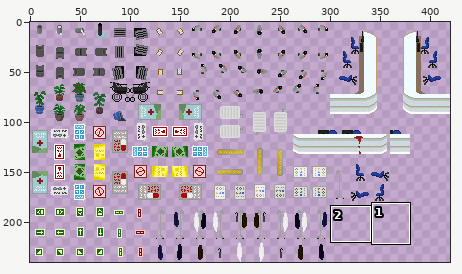
Two states of a sprite sheet, ProyectosSDL/HolaSDL/levels/TileSheet-Misc.png. The picture above shows the old version from afar; the outline marks the close-up.
Close-up. The starting point:
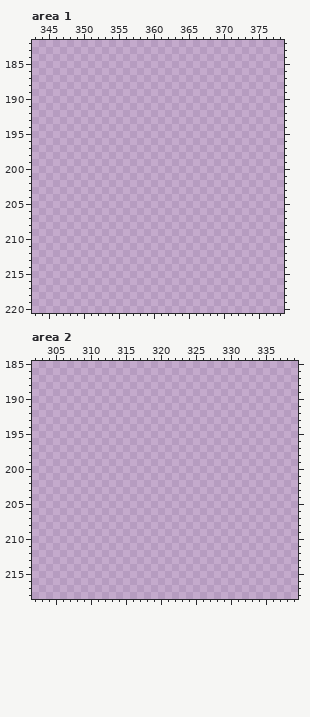
The file is 420x240 pixels. Pixels under 10% opacity are left out. Colours within 5 levels of each other are drawn and written as one. Shown: area 1: x 343..378, y 182..220; area 2: x 302..339, y 185..218.
And afterwards:
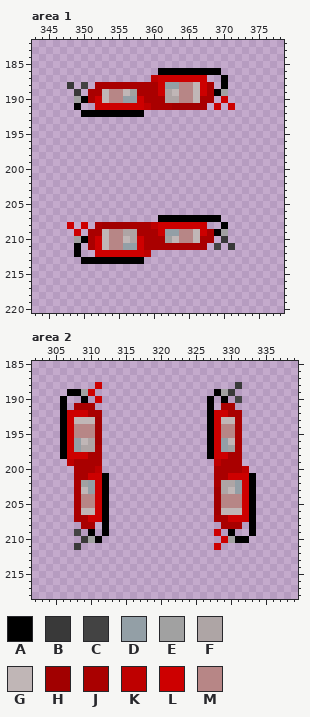
Palette (. is transparent): A #000000  B #393939  C #434343  D #939fa6  E #a1a1a1  F #aea5a5  G #c0b6b6  H #a10000  J #a90000  K #be0000  L #cd0000  M #b78686
Changes in this commit:
Changed rows in their new state; - is an unchanged pixel.
Area 1:
first column x 348:
186 -------------AAAAAAAAA--
187 ------------KLLLLLLL--A-
188 B-C-JJJJJJJJJLDDMMGLJ-A-
189 -B-JJGMMGEJJJLFGMMGLJAE-
190 -EAJLGMMDDLJJJFFMMGJJ-L-
191 -A--LLLLLLLKJJJHHHHJ-L-L
192 --AAAAAAAAA-------------
first column x 348:
207 -------------AAAAAAAAA--
208 L-L-JHHHHJJJKLLLLLLL--A-
209 -L-JJGMMFFJJJLDDMMGLJAE-
210 -EAJLGMMGFLJJJEGMMGJJ-B-
211 -A-JLGMMDDLJJJJJJJJJ-C-B
212 -A--LLLLLLLK------------
213 --AAAAAAAAA-------------
Area 2:
first column x 306:
188 -----L-------------------B--
189 -AAEL-----------------AEB---
190 A--A-L---------------A-A-C--
191 A-JJJ----------------A-JJ---
192 ALLLJJ---------------ALLJJ--
193 ALGGGH---------------ALGGJ--
194 ALMMMH---------------ALMMJ--
195 ALMMMH---------------ALMMJ--
196 ALDGFH---------------ALDGJ--
197 ALDFFJ---------------ALDEJ--
198 ALLLJJ---------------ALLJJ--
199 -KJJJJ----------------KJJJ--
200 --JJJK----------------JJJJK-
201 --JJLLA---------------JJLLLA
202 --JEDLA---------------JFFDLA
203 --JGDLA---------------HFGDLA
204 --JMMLA---------------HMMMLA
205 --JMMLA---------------HMMMLA
206 --JGGLA---------------HGGGLA
207 --JJLLA---------------JJLLLA
208 ---JJ-A----------------JJJ-A
209 --C-A-A---------------L-A--A
210 ---BEA-----------------LEAA-
211 --B-------------------L-----
Where, in picture pixels (left, top, right, bottom), the same in both close-ups:
added: (67, 68, 235, 117)
added: (67, 215, 235, 264)
added: (60, 382, 109, 550)
added: (207, 382, 256, 550)
